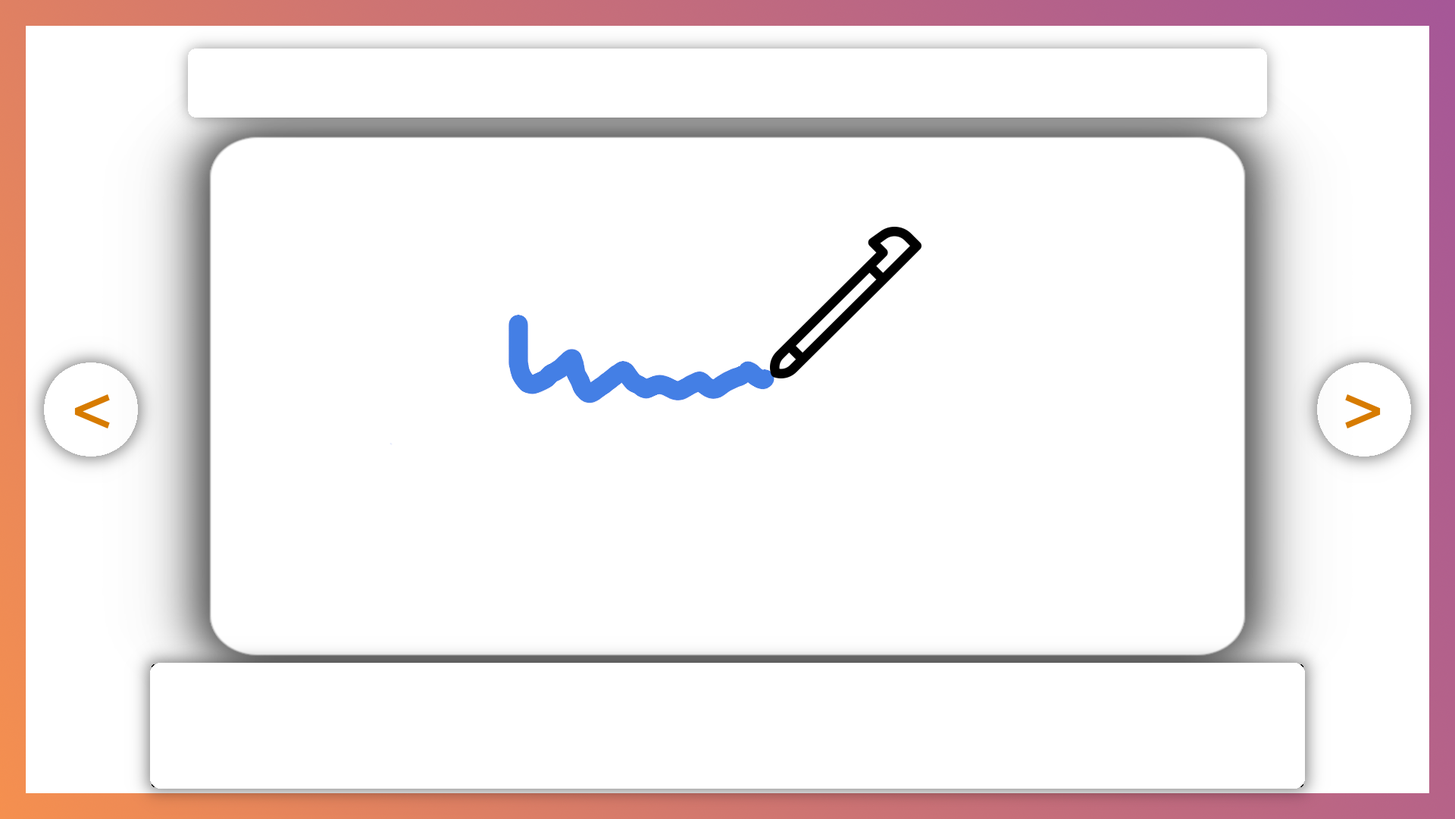
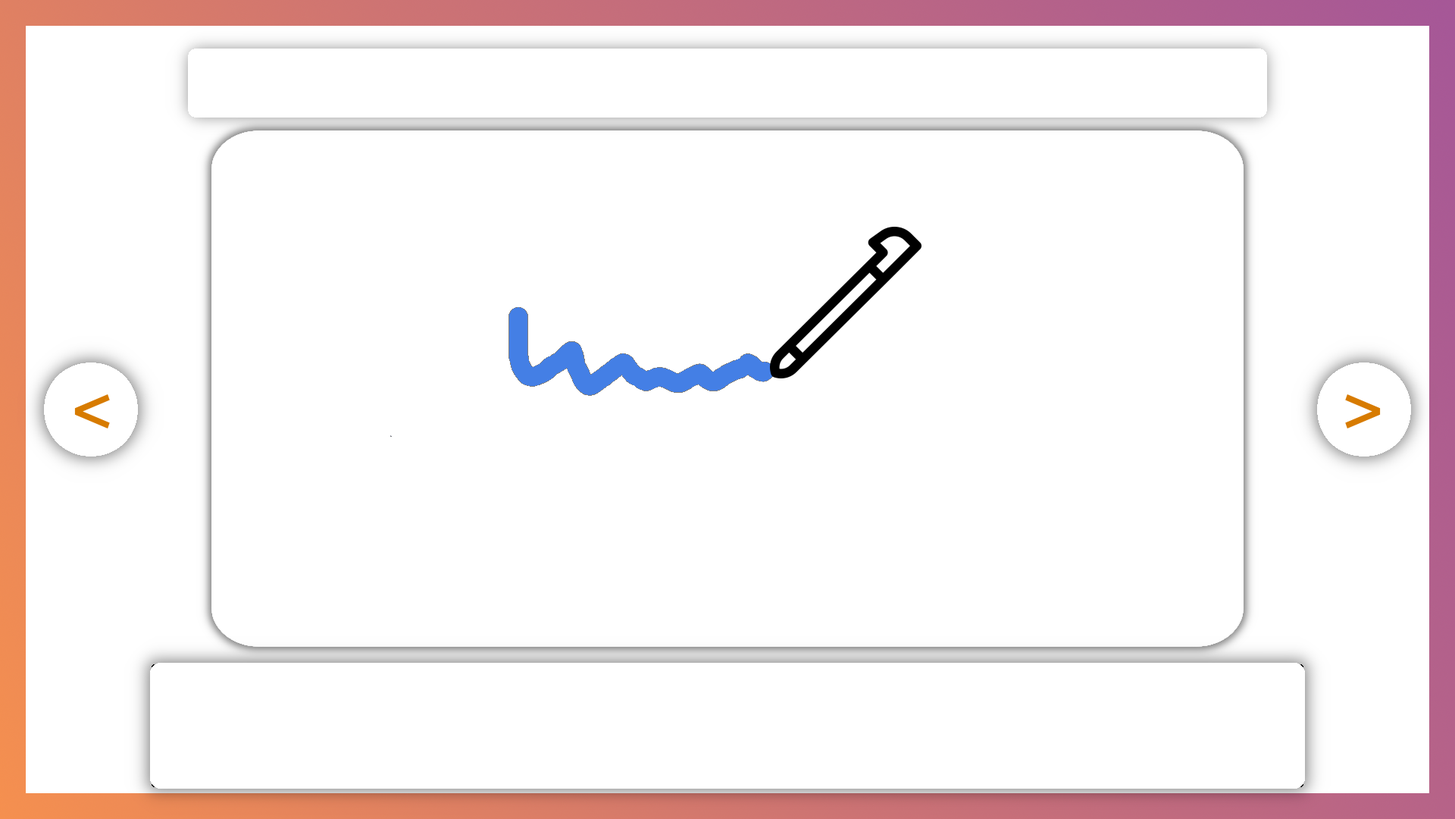
Layered file, before and after one edit (1455px x 819px). Changes by layer:
painted on "page-central" over [122, 92, 1334, 666]
